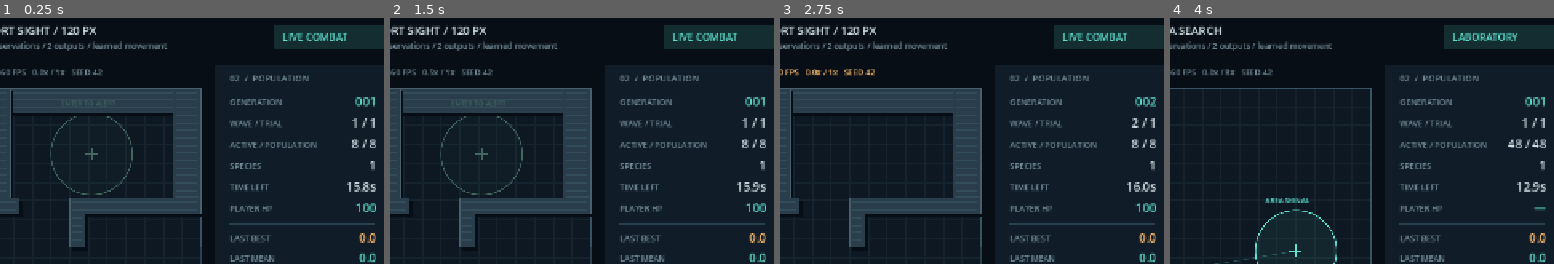
Above: before the commit, frames 1-4 (left to right).
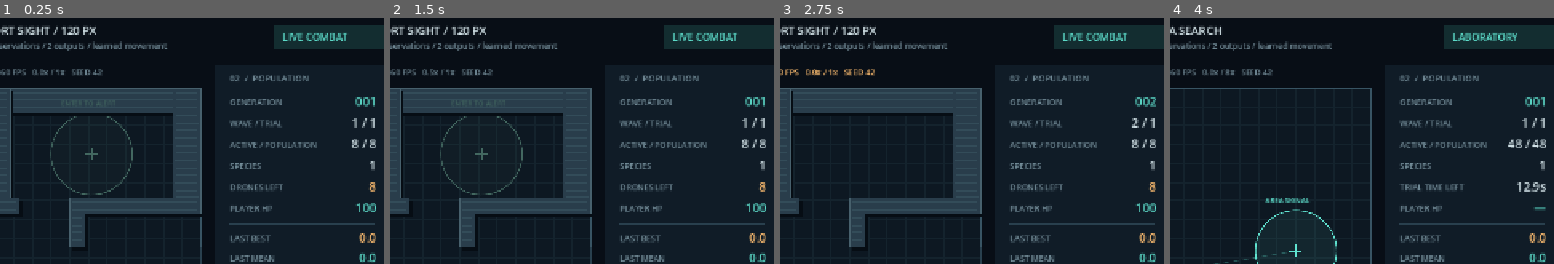
Above: after the commit, the same moments.

Repository: McTre/NEATDrone
Game: Godot game, scene res://scenes/arena.tscn
Same seed, same stepped clock (60 frames per second), same inputs: the game is played once before the commit and once after it.
Inputs (mouse positions are % of the whole screen's width and height, from its top left):
- Up to frame 1 (0.25 s): no input
- Up to frame 2 (1.5 s): tap Enter at 0.5 s; move the mouse to (74, 44) at 0.52 s; hold D 0.53-1.28 s; tap H at 0.6 s; click (74, 44) at 0.67 s; tap Space at 0.77, 1.25 s; move the mouse to (30, 54) at 1.27 s; hold S from 1.28 s (still down); tap R at 1.35 s; click (30, 54) at 1.42 s
- Up to frame 3 (2.75 s): tap Space at 1.52 s; tap Enter at 2 s; move the mouse to (61, 27) at 2.02 s; release S at 2.03 s; hold D from 2.03 s (still down); tap N at 2.1 s; click (61, 27) at 2.17 s
- Up to frame 4 (4 s): tap Space at 2.75, 3.02, 3.77 s; move the mouse to (46, 70) at 2.77 s; release D at 2.78 s; hold W 2.78-3.53 s; tap T at 2.85 s; click (46, 70) at 2.92 s; tap Enter at 3.5 s; move the mouse to (82, 65) at 3.52 s; hold A from 3.53 s (still down); tap V at 3.6 s; click (82, 65) at 3.67 s
The pictures show only the part of the screen within x 48-98%, y 0-50%; the shares and areas given below are measured in that part.

The runs differ from the first frame. In frame 1, 0.4% of the frame differs, in the area x 60-98%, y 66-71%; in frame 2, 0.4%; in frame 3, 0.4%; in frame 4, 0.2%.

Commit message:
Remove combat wave timer and limit bullets to 250 pixels

Diff:
--- a/scripts/arena.gd
+++ b/scripts/arena.gd
@@ -232,7 +232,7 @@
 			if sim.player_health <= 0 and not laboratory:
 				banner = "SIGNAL LOST — N: evaluate wave and continue / R: fresh population"
 				break
-			if sim.elapsed >= Sim.EPISODE_SECONDS or sim.alive_count() == 0:
+			if wave_complete():
 				finish_wave()
 				if is_instance_valid(upgrade_screen):
 					break
@@ -245,6 +245,9 @@
 		measured_simulation = 0.0
 		measured_time = 0.0
 	queue_redraw()
+
+func wave_complete() -> bool:
+	return sim.alive_count() == 0 or (laboratory and sim.elapsed >= Sim.EPISODE_SECONDS)
 
 func _unhandled_key_input(event: InputEvent) -> void:
 	if is_instance_valid(upgrade_screen):
@@ -392,8 +395,8 @@
 		draw_set_transform(ORIGIN + pos, robot.heading.angle())
 		draw_texture(robot_texture, Vector2(-16, -16), color)
 		draw_set_transform(ORIGIN)
-		if robot.health < 2:
-			draw_line(pos + Vector2(-6, 16), pos + Vector2(0, 16), AMBER, 2)
+		if robot.health < Sim.ROBOT_HEALTH:
+			draw_line(pos + Vector2(-6, 16), pos + Vector2(-6 + 12 * robot.health / Sim.ROBOT_HEALTH, 16), AMBER, 2)
 		if selected == i:
 			draw_arc(pos, 17, 0, TAU, 28, Color(INK, 0.6), 1, true)
 			if sensors:
@@ -433,7 +436,10 @@
 	stat(185, "WAVE / TRIAL", "%d / %d" % [wave, trial + 1])
 	stat(219, "ACTIVE / POPULATION", "%d / %d" % [sim.alive_count(), evolution.population_size])
 	stat(253, "SPECIES", str(evolution.species_records.size()))
-	stat(287, "TIME LEFT", "%.1fs" % maxf(0, Sim.EPISODE_SECONDS - sim.elapsed))
+	if laboratory:
+		stat(287, "TRIAL TIME LEFT", "%.1fs" % maxf(0, Sim.EPISODE_SECONDS - sim.elapsed))
+	else:
+		stat(287, "DRONES LEFT", str(sim.alive_count()), AMBER)
 	stat(321, "PLAYER HP", "—" if laboratory else "%d" % sim.player_health, CYAN if sim.player_health > 30 else AMBER)
 	draw_line(Vector2(974, 341), Vector2(1208, 341), Color("29404e"))
 	stat(369, "LAST BEST", "%.1f" % evolution.last_best, AMBER)
--- a/scripts/simulation.gd
+++ b/scripts/simulation.gd
@@ -4,6 +4,7 @@
 
 const SIZE = Vector2(900, 580)
 const ROBOT_RADIUS = 11.0
+const ROBOT_HEALTH = 3.0
 const PLAYER_RADIUS = 12.0
 const ROBOT_SPEED = 115.0
 const ROBOT_TURN_SPEED = TAU * 1.5 # 540 degrees/second; half-turn takes 1/3 s.
@@ -16,6 +17,7 @@
 const VISION_RANGE = 300.0
 const PROJECTILE_RANGE = 300.0
 const BULLET_SPEED = 700.0
+const BULLET_RANGE = 250.0
 const DEATH_PENALTY = -35.0
 const HIT_PENALTY = -12.0
 const NAVIGATION_WEIGHT = 0.08
@@ -91,7 +93,7 @@
 		if not lab:
 			position = free_robot_spawn(position)
 		robots.append({"genome": genomes[i], "position": position, "velocity": Vector2.ZERO,
-			"heading": Vector2.RIGHT, "health": 2.0, "reached": false,
+			"heading": Vector2.RIGHT, "health": ROBOT_HEALTH, "reached": false,
 			"start_distance": position.distance_to(alert), "wall_time": 0.0,
 			"contact_timer": 0.0, "contacts": 0, "visible_time": 0.0,
 			"shots": [], "hits": 0, "lifetime": 0.0, "best_edge": -1.0, "search_cells": {},
@@ -357,7 +359,7 @@
 	if firing_trial and shoot_cooldown <= 0:
 		for robot in robots:
 			if robot.health > 0:
-				robot.shots.append({"position": player, "velocity": player.direction_to(robot.position) * BULLET_SPEED, "life": 1.8})
+				robot.shots.append({"position": player, "velocity": player.direction_to(robot.position) * BULLET_SPEED, "life": 1.8, "remaining": BULLET_RANGE})
 		shoot_cooldown = fire_interval
 	if lab and vision_enabled:
 		move_training_player(delta)
@@ -368,7 +370,7 @@
 		if aim_at.distance_to(player) > 1:
 			aim = player.direction_to(aim_at)
 		if shooting and shoot_cooldown <= 0:
-			bullets.append({"position": player, "velocity": aim * BULLET_SPEED, "life": 1.8})
+			bullets.append({"position": player, "velocity": aim * BULLET_SPEED, "life": 1.8, "remaining": BULLET_RANGE})
 			shoot_cooldown = 0.14
 		if melee and melee_cooldown <= 0:
 			melee_cooldown = 0.55
@@ -394,7 +396,7 @@
 		var wall_position = move_body(before, displacement, ROBOT_RADIUS)
 		robot.position = wall_position if lab else move_robot(robot, displacement)
 		robot.velocity = (robot.position - before) / delta
-		robot.parts.survival += delta * 0.08
+		robot.parts.survival = minf(EPISODE_SECONDS * 0.08, robot.parts.survival + delta * 0.08)
 		robot.lifetime += delta
 		if visible:
 			robot.visible_time += delta
@@ -425,7 +427,13 @@
 	for index in range(shots.size() - 1, -1, -1):
 		var bullet = shots[index]
 		var start: Vector2 = bullet.position
-		var finish: Vector2 = start + bullet.velocity * delta
+		var remaining: float = bullet.get("remaining", BULLET_RANGE)
+		if remaining <= 0 or bullet.life <= 0:
+			shots.remove_at(index)
+			continue
+		var travel: Vector2 = bullet.velocity * minf(delta, maxf(0, bullet.life))
+		travel = travel.limit_length(maxf(0, remaining))
+		var finish: Vector2 = start + travel
 		var length = start.distance_to(finish)
 		var nearest = ray_distance(start, bullet.velocity.normalized(), length) / maxf(length, 0.000001)
 		var wall_hit = nearest < 1.0
@@ -438,9 +446,10 @@
 				nearest = hit
 				victim = robot
 		bullet.life -= delta
+		bullet.remaining = remaining - length
 		if victim != null:
 			hurt_robot(victim, 1.0)
-		if victim != null or wall_hit or bullet.life <= 0:
+		if victim != null or wall_hit or bullet.life <= 0 or bullet.remaining <= 0.0001:
 			shots.remove_at(index)
 		else:
 			bullet.position = finish
--- /dev/null
+++ b/tests/combat_rules.gd
@@ -0,0 +1,39 @@
+extends SceneTree
+const Sim = preload("res://scripts/simulation.gd")
+const Neat = preload("res://scripts/neat.gd")
+
+func _initialize() -> void:
+	call_deferred("run")
+
+func run() -> void:
+	var sim = Sim.new()
+	var genome = Neat.new(42, 4).population[0]
+	sim.setup([genome], Vector2(450, 150), Vector2(400, 60), true)
+	sim.bullets.append({"position": Vector2(100, 60), "velocity": Vector2.RIGHT * Sim.BULLET_SPEED, "life": 1.8, "remaining": Sim.BULLET_RANGE})
+	sim.advance_shots(sim.bullets, sim.robots, 0.34)
+	assert(is_equal_approx(sim.bullets[0].position.x, 338))
+	sim.advance_shots(sim.bullets, sim.robots, 0.1)
+	assert(sim.bullets.is_empty() and sim.robots[0].health == 3, "Last step must stop at range instead of overshooting into target")
+	sim.robots[0].position = Vector2(360, 60) # Near surface is within 250 pixels.
+	for shot in range(3):
+		sim.bullets.append({"position": Vector2(100, 60), "velocity": Vector2.RIGHT * Sim.BULLET_SPEED, "life": 1.8})
+		sim.advance_shots(sim.bullets, sim.robots, 1)
+		assert(sim.robots[0].health == 2 - shot)
+	assert(sim.kills == 1)
+	var scene = load("res://scenes/arena.tscn").instantiate()
+	scene.report_path = "user://combat_rules.csv"
+	root.add_child(scene)
+	scene.set_process(false)
+	scene.sim.elapsed = 10000
+	assert(not scene.wave_complete(), "Elapsed time cannot end combat")
+	for i in range(scene.sim.robots.size() - 1):
+		scene.sim.hurt_robot(scene.sim.robots[i], Sim.ROBOT_HEALTH)
+	assert(not scene.wave_complete(), "Last survivor keeps the wave alive")
+	scene.sim.hurt_robot(scene.sim.robots[-1], Sim.ROBOT_HEALTH)
+	assert(scene.wave_complete())
+	scene.laboratory = true
+	scene.reset_population()
+	scene.sim.elapsed = Sim.EPISODE_SECONDS
+	assert(scene.wave_complete(), "Lab trials still need a fixed evaluation duration")
+	print("COMBAT RULES: exact projectile range, three-hit health, elimination-only combat and timed training passed")
+	quit()
--- a/tests/core_tests.gd
+++ b/tests/core_tests.gd
@@ -90,7 +90,7 @@
 	sim.step(Sim.STEP, Vector2.ZERO, Vector2(530, 450), true)
 	for i in range(10):
 		sim.step(Sim.STEP)
-	check(sim.robots[0].health == 1, "Bullet must damage robot exactly once")
+	check(sim.robots[0].health == 2, "Bullet must damage robot exactly once")
 	sim.robots[0].position = Vector2(490, 450)
 	sim.step(Sim.STEP, Vector2.ZERO, Vector2(530, 450), false, true)
 	check(sim.kills == 1 and sim.robots[0].parts.death == Sim.DEATH_PENALTY, "Melee kill must count once and record death fitness")
@@ -101,7 +101,7 @@
 	sim.step(Sim.STEP, Vector2.ZERO, Vector2(305, 150), true, true)
 	for i in range(20):
 		sim.step(Sim.STEP)
-	check(sim.robots[0].health == 2, "Walls must block bullets and melee")
+	check(sim.robots[0].health == 3, "Walls must block bullets and melee")
 	sim.setup([still], Vector2(450, 150), Vector2(450, 450))
 	sim.step(Sim.STEP)
 	check(sim.player_health == 90 and sim.robots[0].parts.damage == 16, "Physical contact must damage player and reward robot")
--- a/tests/projectile_tests.gd
+++ b/tests/projectile_tests.gd
@@ -65,9 +65,11 @@
 	sim.hurt_robot(robot, 1)
 	check(robot.parts.injury == -12 and sim.kills == 0, "Nonfatal hit penalizes fitness immediately")
 	sim.hurt_robot(robot, 1)
-	check(robot.parts.injury + robot.parts.death == -59 and sim.kills == 1, "Lethal damage outweighs maximum navigation rewards")
+	check(robot.health == 1 and sim.kills == 0, "Two shots must leave one health point")
 	sim.hurt_robot(robot, 1)
-	check(robot.parts.injury == -24 and sim.kills == 1, "Death is scored only once")
+	check(robot.parts.injury + robot.parts.death == -71 and sim.kills == 1, "Third shot kills and outweighs maximum navigation rewards")
+	sim.hurt_robot(robot, 1)
+	check(robot.parts.injury == -36 and sim.kills == 1, "Death is scored only once")
 	var still = neat.population[0].copy()
 	for gene in still.genes:
 		gene.weight = 0.0
@@ -77,7 +79,7 @@
 	sim.firing_trial = true
 	for tick in range(45):
 		sim.step(Sim.STEP)
-	check(sim.kills == 2 and sim.robots[0].hits == 2 and sim.robots[1].hits == 2, "Overlapping lab robots each receive independent gunfire")
+	check(sim.kills == 2 and sim.robots[0].hits == 3 and sim.robots[1].hits == 3, "Overlapping lab robots each receive independent gunfire")
 	check(sim.metrics().survival_rate == 0 and sim.metrics().survival_seconds > 0, "Combat metrics measure actual survival")
 	print("PROJECTILE TESTS: %d checks, %d failures" % [checks, failures])
 	quit(1 if failures else 0)
--- a/tests/swarm_motion.gd
+++ b/tests/swarm_motion.gd
@@ -34,7 +34,7 @@
 	for tick in range(60):
 		sim.step(Sim.STEP)
 	assert(sim.robots[0].parts.wall == 0 and sim.robots[1].parts.wall == 0, "Another drone is not a wall fitness penalty")
-	sim.hurt_robot(sim.robots[1], 2)
+	sim.hurt_robot(sim.robots[1], Sim.ROBOT_HEALTH)
 	assert(sim.robot_space_free(Vector2(122, 60), sim.robots[0]), "Dead drones must not block the swarm")
 	sim.setup([policies[0], policies[1]], Vector2(150, 60), Vector2(100, 60), true)
 	assert(sim.robots[0].position == sim.robots[1].position, "Independent lab trials may share coordinates")
Not shown, added: tests/combat_rules.gd.uid
Not shown, changed: README.md
